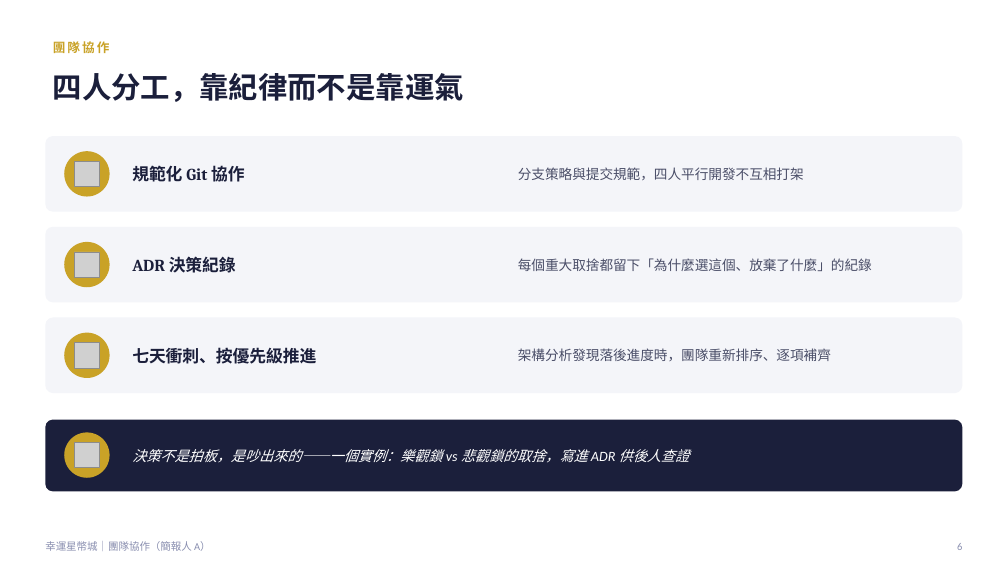
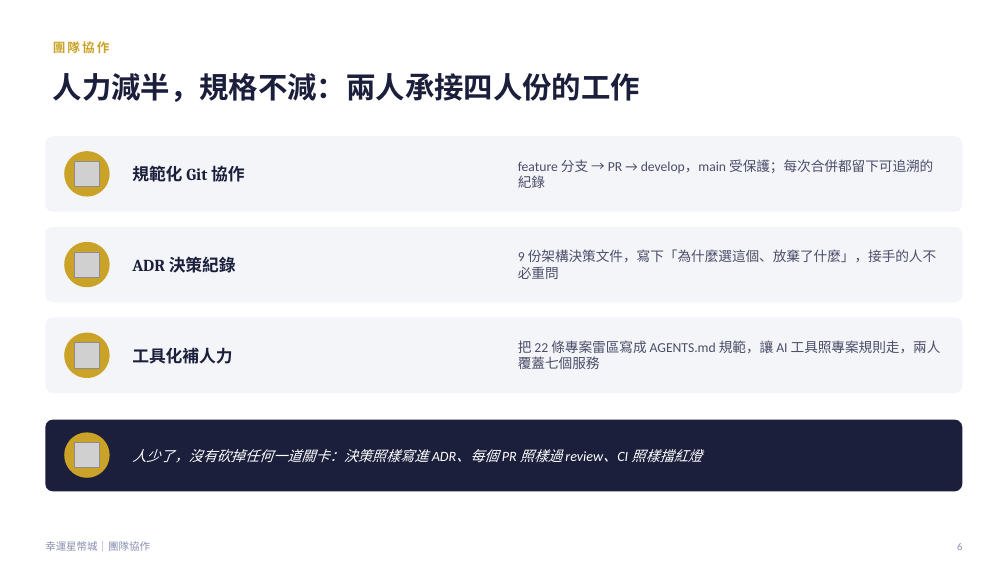
Before and after one commit to opitt2029/Lucky_Star_Casino, a slide deck: slide 7 of docs/report/幸運星幣城-30分鐘簡報-優化版.pptx (slide 6 before the commit). Drawn at 1008x567 pixels with LibreOffice and Linux fonts; fonts in the diff are those of the drawing; grey boxes stand for pictures. Boxes give left, top, right and bottom in pixels: in the first picture for what was removed or moved away, otherwise in the second. Text is boxed around its words. In the diff, an @@ line names an element or a change of style, - is before the commit and + after.

```diff
--- a/docs/report/幸運星幣城-30分鐘簡報-優化版.pptx
+++ b/docs/report/幸運星幣城-30分鐘簡報-優化版.pptx
@@ text at (x1=53, y1=73, x2=640, y2=102): text changed @@
-四人分工，靠紀律而不是靠運氣
+人力減半，規格不減：兩人承接四人份的工作
@@ text at (x1=518, y1=159, x2=933, y2=188): text changed @@
-分支策略與提交規範，四人平行開發不互相打架
+feature 分支 → PR → develop，main 受保護；每次合併都留下可追溯的紀錄
@@ text at (x1=518, y1=249, x2=936, y2=279): text changed @@
-每個重大取捨都留下「為什麼選這個、放棄了什麼」的紀錄
+9 份架構決策文件，寫下「為什麼選這個、放棄了什麼」，接手的人不必重問
@@ text at (x1=132, y1=347, x2=232, y2=364): text changed @@
-七天衝刺、按優先級推進
+工具化補人力
@@ text at (x1=518, y1=340, x2=941, y2=369): text changed @@
-架構分析發現落後進度時，團隊重新排序、逐項補齊
+把 22 條專案雷區寫成 AGENTS.md 規範，讓 AI 工具照專案規則走，兩人覆蓋七個服務
@@ text at (x1=132, y1=449, x2=702, y2=463): text changed @@
-決策不是拍板，是吵出來的——一個實例：樂觀鎖 vs 悲觀鎖的取捨，寫進 ADR 供後人查證
+人少了，沒有砍掉任何一道關卡：決策照樣寫進 ADR、每個 PR 照樣過 review、CI 照樣擋紅燈
@@ text at (x1=45, y1=541, x2=150, y2=551): text changed @@
-幸運星幣城｜團隊協作（簡報人 A）
+幸運星幣城｜團隊協作
```
Also in this commit, not shown: 13 other slides changed, 4 slides added, 4 other files.
